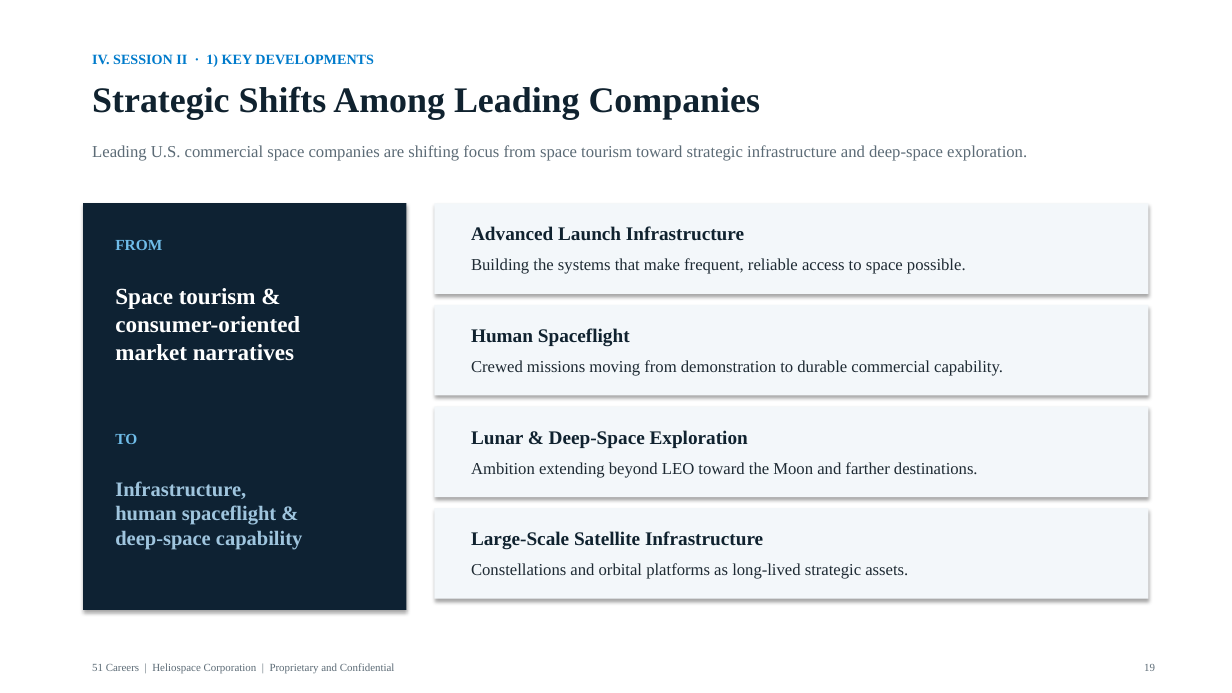
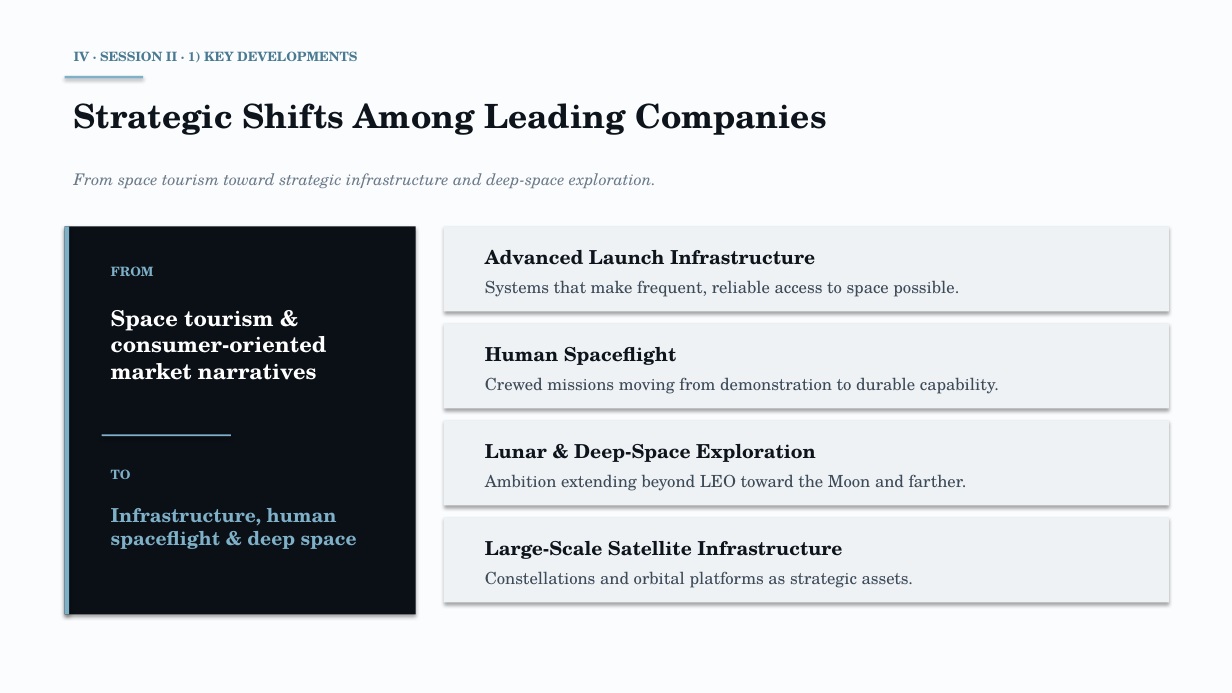
Before and after one commit to anthonyleedu/anthonyleedu, a slide deck: slide 19 of Heliospace_Company_And_Product_Overview.pptx. Drawn at 1232x693 pixels with LibreOffice and Linux fonts; fonts in the diff are those of the drawing. Boxes give left, top, right and bottom in pixels: in the first picture for what was removed or moved away, otherwise in the second. Text is boxed around its words. In the diff, an @@ line names an element or a change of style, - is before the commit and + after.

```diff
--- a/Heliospace_Company_And_Product_Overview.pptx
+++ b/Heliospace_Company_And_Product_Overview.pptx
@@ background #FFFFFF to #FBFCFD @@
@@ text at (74,51,357,62): text changed; size 11 to 10 pt; font Times New Roman to TeX Gyre Schola; text colour #007BCB to #4A7A92 @@
-IV. SESSION II · 1) KEY DEVELOPMENTS
+IV · SESSION II · 1) KEY DEVELOPMENTS
@@ rectangle added at (65,76,143,79), fill #7EB0C8 @@
@@ text "Strategic Shifts Among Leading Companies": place and size @@
-text "Strategic Shifts Among Leading Companies" at (92,86,760,120)
+text "Strategic Shifts Among Leading Companies" at (74,103,826,135)
@@ text "Strategic Shifts Among Leading Companies" at (74,103,826,135): size 28 to 26 pt, font Times New Roman to TeX Gyre Schola, text colour #10222F to #0E141C @@
@@ text at (74,173,656,188): text changed; size 13 to 12.5 pt; font Times New Roman to TeX Gyre Schola; text colour #5C6B76 to #6B7A8A; italic on @@
-Leading U.S. commercial space companies are shifting focus from space tourism toward strategic infrastructure and deep-space exploration.
+From space tourism toward strategic infrastructure and deep-space exploration.
@@ rectangle: place and size @@
-rectangle at (83,203,407,610)
+rectangle at (65,226,69,615)
@@ rectangle at (65,226,69,615): fill #0E2233 to #7EB0C8 @@
@@ rectangle added at (65,226,416,615), fill #0B1016 @@
@@ fill #F3F7FA to #EEF2F5 in 4 elements at (444,518,1169,603), (444,421,1169,506), (444,323,1169,409), (444,226,1169,311) @@
@@ rectangle: place and size @@
-rectangle at (434,203,1149,294)
+rectangle at (444,226,1169,311)
@@ text "FROM": place and size @@
-text "FROM" at (115,240,162,250)
+text "FROM" at (111,266,154,276)
@@ text "FROM" at (111,266,154,276): size 12 to 10 pt, font Times New Roman to TeX Gyre Schola, text colour #6FBCE8 to #7EB0C8 @@
@@ font Times New Roman to TeX Gyre Schola, text colour #10222F to #0E141C in 4 elements at (485,541,842,559), (485,444,816,462), (485,347,677,365), (485,250,815,265) @@
@@ text "Advanced Launch Infrastructure": place and size @@
-text "Advanced Launch Infrastructure" at (471,226,744,241)
+text "Advanced Launch Infrastructure" at (485,250,815,265)
@@ text at (485,280,959,297): text changed; font Times New Roman to TeX Gyre Schola; text colour #1E2A33 to #3D4A58 @@
-Building the systems that make frequent, reliable access to space possible.
+Systems that make frequent, reliable access to space possible.
@@ text "Space tourism &": place and size @@
-text "Space tourism &" at (115,288,300,361)
+text "Space tourism &" at (111,310,327,380)
@@ text "Space tourism &" at (111,310,327,380): size 18 to 17 pt, font Times New Roman to TeX Gyre Schola @@
@@ rectangle: place and size @@
-rectangle at (434,305,1149,396)
+rectangle at (444,323,1169,409)
@@ text "Human Spaceflight": place and size @@
-text "Human Spaceflight" at (471,328,630,346)
+text "Human Spaceflight" at (485,347,677,365)
@@ text at (485,377,999,394): text changed; font Times New Roman to TeX Gyre Schola; text colour #1E2A33 to #3D4A58 @@
-Crewed missions moving from demonstration to durable commercial capability.
+Crewed missions moving from demonstration to durable capability.
@@ rectangle added at (102,434,231,436), fill #7EB0C8 @@
@@ rectangle: place and size @@
-rectangle at (434,407,1149,497)
+rectangle at (444,421,1169,506)
@@ text "Lunar & Deep-Space Exploration": place and size @@
-text "Lunar & Deep-Space Exploration" at (471,430,748,448)
+text "Lunar & Deep-Space Exploration" at (485,444,816,462)
@@ text "TO" at (111,469,131,479): size 12 to 10 pt, font Times New Roman to TeX Gyre Schola, text colour #6FBCE8 to #7EB0C8 @@
@@ text "TO": place and size @@
-text "TO" at (115,434,137,444)
+text "TO" at (111,469,131,479)
@@ text at (485,474,967,491): text changed; font Times New Roman to TeX Gyre Schola; text colour #1E2A33 to #3D4A58 @@
-Ambition extending beyond LEO toward the Moon and farther destinations.
+Ambition extending beyond LEO toward the Moon and farther.
@@ text at (111,508,357,549): text changed; size 16 to 15 pt; font Times New Roman to TeX Gyre Schola; text colour #9FC5DE to #7EB0C8 @@
-Infrastructure,
-human spaceflight &
-deep-space capability
+Infrastructure, human
+spaceflight & deep space
@@ rectangle: place and size @@
-rectangle at (434,508,1149,599)
+rectangle at (444,518,1169,603)
@@ text "Large-Scale Satellite Infrastructure": place and size @@
-text "Large-Scale Satellite Infrastructure" at (471,531,763,550)
+text "Large-Scale Satellite Infrastructure" at (485,541,842,559)
@@ text at (485,571,913,588): text changed; font Times New Roman to TeX Gyre Schola; text colour #1E2A33 to #3D4A58 @@
-Constellations and orbital platforms as long-lived strategic assets.
+Constellations and orbital platforms as strategic assets.
@@ text removed at (92,663,395,674) @@
-51 Careers | Heliospace Corporation | Proprietary and Confidential
@@ text removed at (1144,664,1155,671) @@
-19
```
Also in this commit, not shown: 19 other slides changed.
